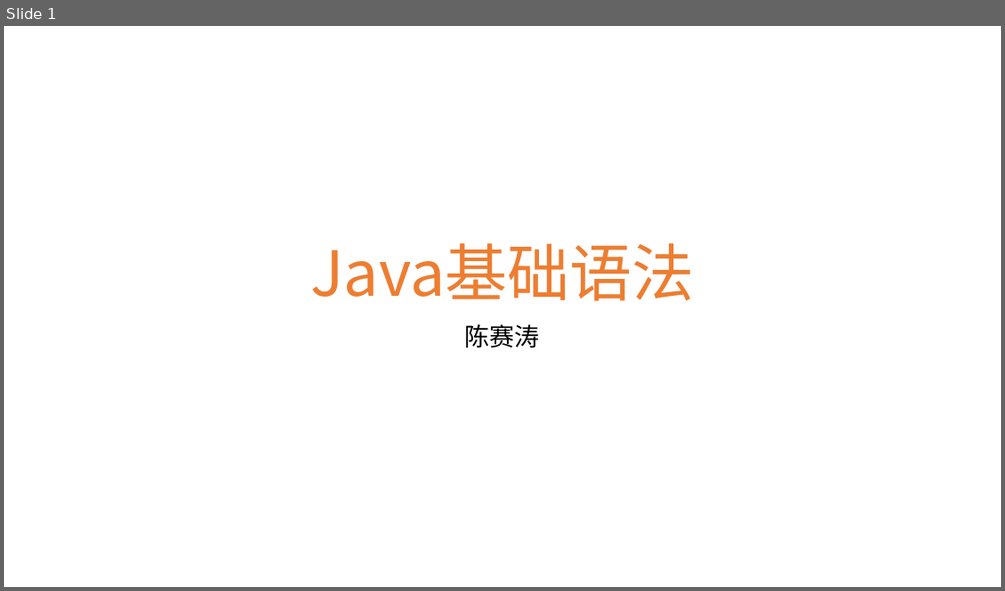
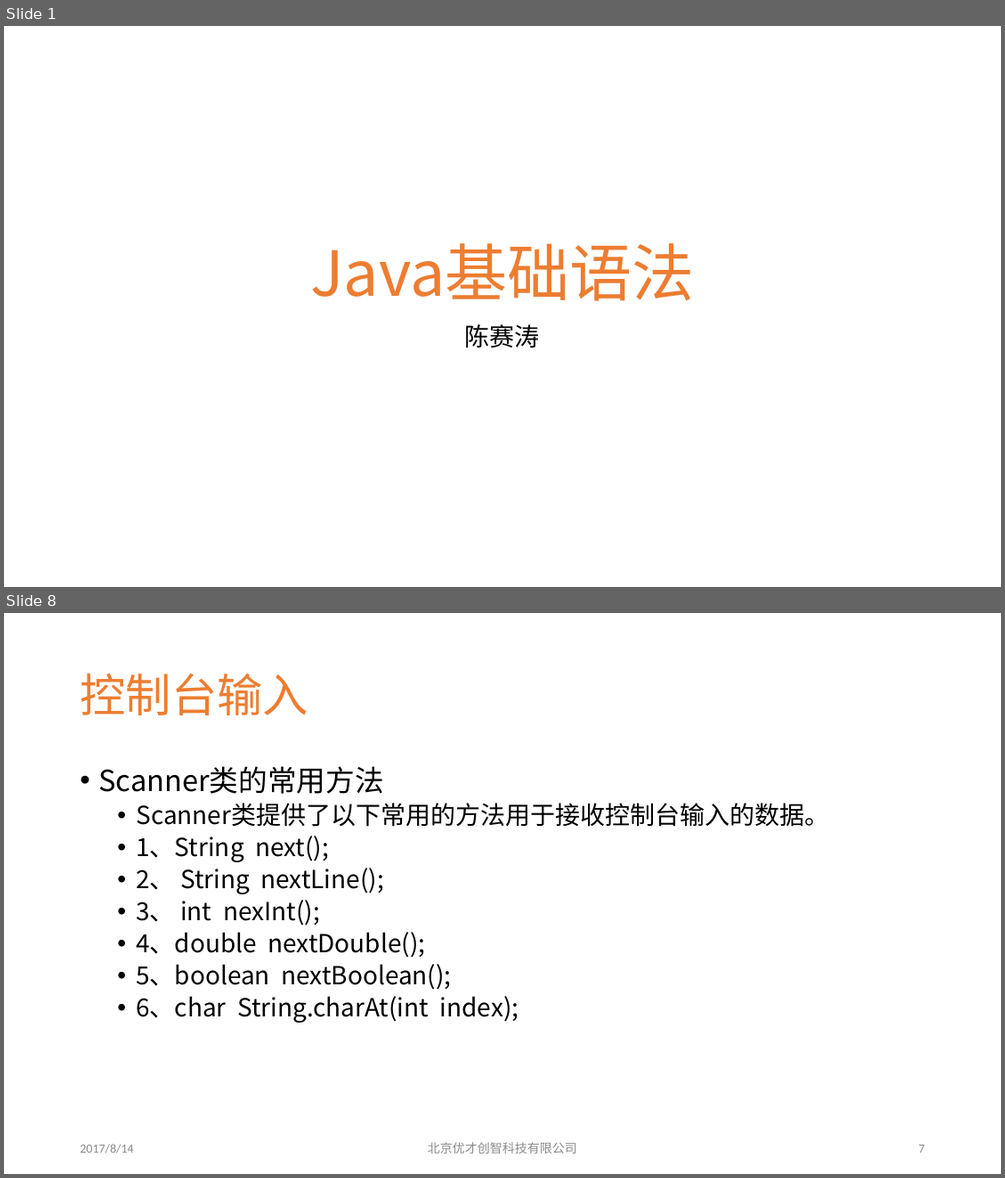
Before and after one commit to clawpo/doc, a slide deck: 第02章Java基础语法.pptx. Shown one above the other, each under a label of ours: slide 1 before the commit, slides 1 and 8 after it; the slides between them are not shown. The pictures are 1005x591 and 1005x1178 pixels, drawn with LibreOffice and Linux fonts; fonts in the diff are those of the drawing; background and template pictures are left out. Boxes give left, top, right and bottom in pixels: in the first picture for what was removed or moved away, otherwise in the second. Text is boxed around its words. In the diff, an @@ line names an element or a change of style, - is before the commit and + after.

```diff
--- a/第02章Java基础语法.pptx
+++ b/第02章Java基础语法.pptx
@@ slide 8 added at box(4, 613, 1001, 1174), background picture (left out) @@
@@ title added at box(80, 674, 308, 715), 44 pt, text #ED7D31 @@
+控制台输入
@@ text added at box(98, 766, 829, 1022), 24 pt, text #000000 @@
+• Scanner类的常用方法
+  • Scanner类提供了以下常用的方法用于接收控制台输入的数据。
+  • 1、String next();
+  • 2、 String nextLine();
+  • 3、 int nexInt();
+  • 4、double nextDouble();
+  • 5、boolean nextBoolean();
+  • 6、char String.charAt(int index);
@@ text added at box(80, 1143, 133, 1153), 12 pt, text #8C8C8C @@
+2017/8/14
@@ text added at box(428, 1142, 577, 1153), 12 pt, text #8C8C8C @@
+北京优才创智科技有限公司
@@ page number added at box(918, 1144, 924, 1152), 12 pt, text #8C8C8C @@
+7
```
Also in this commit, not shown: 46 slides changed, 12 other slides added.
